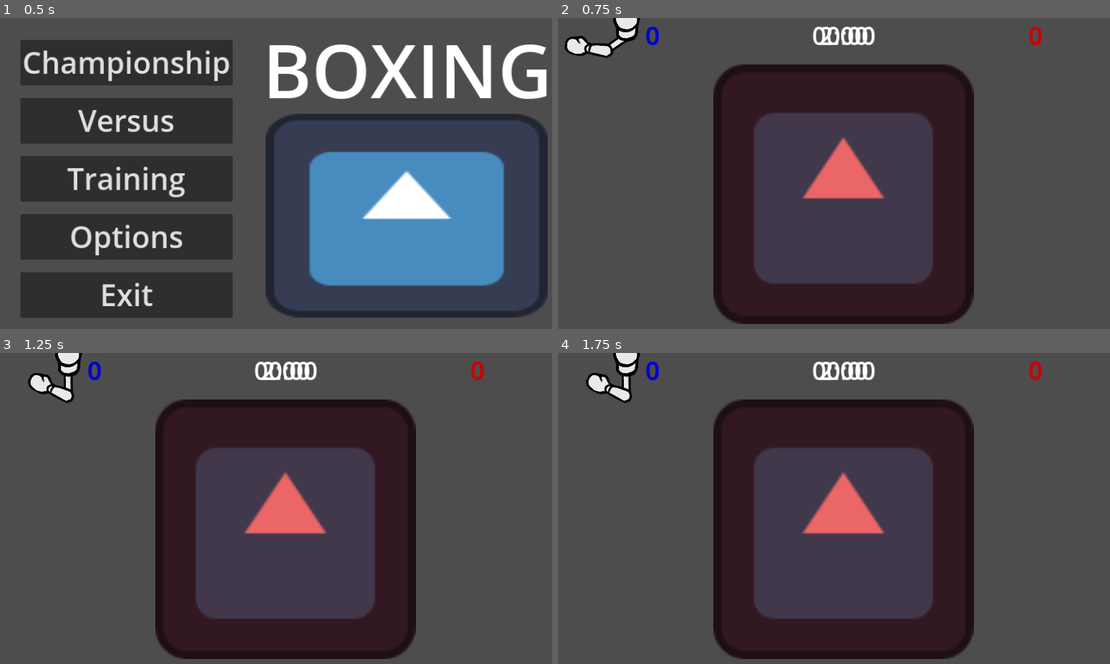
Above: before the commit, frames 1-4 (two rows, left to right).
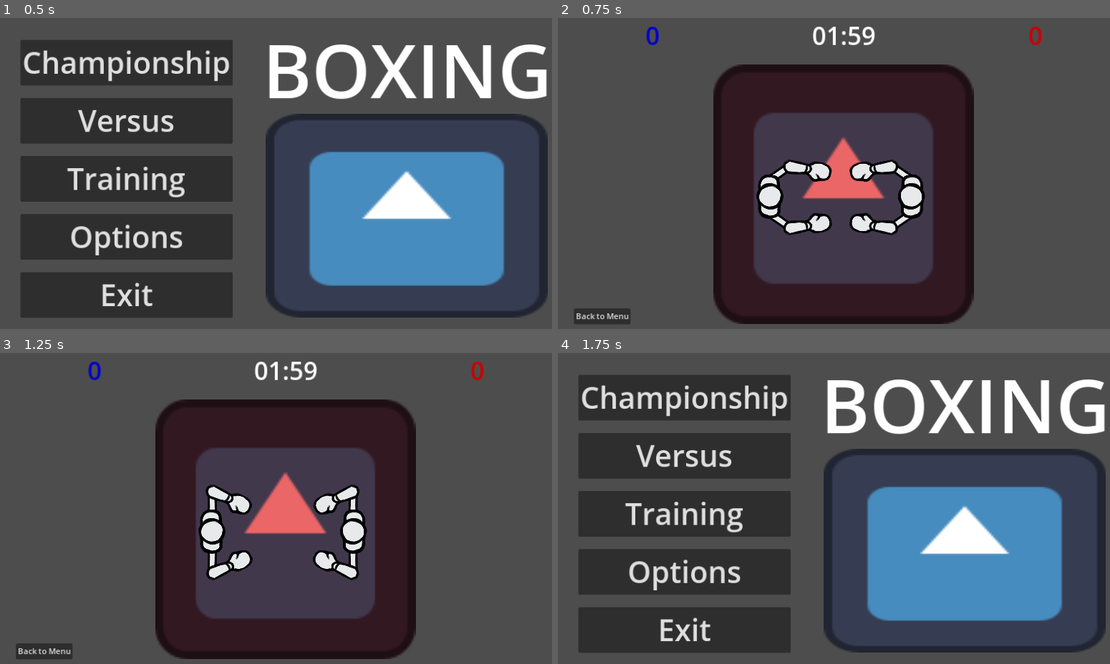
Above: after the commit, the same moments.

Repository: Eefschmeef2310/GDS1-Lab4
Game: Godot game, scene res://scenes/menus/main_menu.tscn
Same seed, same stepped clock (60 frames per second), same inputs: the game is played once before the commit and once after it. The engine's default icon, where the game draws it, is replaced by a stand-in: a white triangle on a blue panel in a dark square.
Inputs (mouse positions are in pixels of both pictures, inside the frame that each line leads up to):
- Up to frame 1 (0.5 s): no input
- Up to frame 2 (0.75 s): click "Versus" at 0.5 s
- Up to frame 3 (1.25 s): no input
- Up to frame 4 (1.75 s): click (602, 651) at 1.25 s, where only the run after the commit has a clickable "Back to Menu"

Frame 1 is identical in both runs. In frame 2, 4.6% of the frame differs, in the area x 1-88%, y 0-99%; in frame 3, 4.5%; in frame 4, 57%, in the area x 3-100%, y 0-99%.
Error before the commit: Invalid access to property or key 'time_left' on a base object of type 'null instance'. (res://scenes/ui/ui.gd:30)

Commit message:
Reshuffling scenes

Diff:
--- a/scenes/base_level.tscn
+++ b/scenes/base_level.tscn
@@ -1,7 +1,6 @@
-[gd_scene load_steps=3 format=3 uid="uid://cn5ca3ycbsm2p"]
+[gd_scene load_steps=2 format=3 uid="uid://cn5ca3ycbsm2p"]
 
 [ext_resource type="Texture2D" uid="uid://ifv7d6ijolyw" path="res://icon.svg" id="1_sdqqs"]
-[ext_resource type="PackedScene" uid="uid://8lasdew10kc0" path="res://scenes/ui/ui.tscn" id="2_pc2sx"]
 
 [node name="BaseLevel" type="Node2D"]
 
@@ -18,5 +17,3 @@
 modulate = Color(0.921569, 0.4, 0.4, 1)
 scale = Vector2(4.09375, 4.09375)
 texture = ExtResource("1_sdqqs")
-
-[node name="Ui" parent="." instance=ExtResource("2_pc2sx")]
--- a/scenes/gamemodes/training.tscn
+++ b/scenes/gamemodes/training.tscn
@@ -10,16 +10,15 @@
 script = ExtResource("1_ymt6m")
 
 [node name="BaseLevel" parent="." instance=ExtResource("1_v08y7")]
-position = Vector2(576, 324)
 
 [node name="Player" parent="BaseLevel" instance=ExtResource("2_2p8d0")]
 z_index = 1
-position = Vector2(-147, 3)
+position = Vector2(433, 359)
 scale = Vector2(0.5, 0.5)
 
 [node name="Dummy" parent="BaseLevel" instance=ExtResource("2_2p8d0")]
 z_index = 1
-position = Vector2(138, 3)
+position = Vector2(718, 359)
 rotation = 3.14159
 scale = Vector2(0.5, -0.5)
 
--- a/scenes/gamemodes/versus.gd
+++ b/scenes/gamemodes/versus.gd
@@ -5,6 +5,7 @@
 #region Variables
 #Signals
 signal score_changed(blue_score: int, red_score: int)
+signal timer_changed(seconds: float)
 
 #Enums
 
@@ -15,6 +16,7 @@
 #@export_subgroup("Subgroup")
 
 #Onready Variables
+@onready var match_timer = $MatchTimer
 
 #Other Variables (please try to separate and organise!)
 var blue_score: int = 0
@@ -29,7 +31,7 @@
 
 func _process(delta):
 	#Runs per frame
-	pass
+	timer_changed.emit(match_timer.time_left)
 #endregion
 
 #region Signal methods
--- a/scenes/gamemodes/versus.tscn
+++ b/scenes/gamemodes/versus.tscn
@@ -9,16 +9,15 @@
 script = ExtResource("1_7lt8v")
 
 [node name="BaseLevel" parent="." instance=ExtResource("2_pjs5m")]
-position = Vector2(576, 324)
 
 [node name="Blue Player" parent="BaseLevel" instance=ExtResource("3_d8f1j")]
 z_index = 1
-position = Vector2(-147, 3)
+position = Vector2(426, 360)
 scale = Vector2(0.5, 0.5)
 
 [node name="Red Player" parent="BaseLevel" instance=ExtResource("3_d8f1j")]
 z_index = 1
-position = Vector2(138, 3)
+position = Vector2(711, 360)
 rotation = 3.14159
 scale = Vector2(0.5, -0.5)
 
@@ -42,7 +41,8 @@
 one_shot = true
 autostart = true
 
-[connection signal="score_changed" from="." to="Ui" method="_on_versus_score_changed"]
+[connection signal="score_changed" from="." to="Ui" method="_on_gamemode_score_changed"]
+[connection signal="timer_changed" from="." to="Ui" method="_on_gamemode_timer_changed"]
 [connection signal="hit" from="BaseLevel/Blue Player" to="." method="_on_blue_player_hit"]
 [connection signal="hit" from="BaseLevel/Red Player" to="." method="_on_red_player_hit"]
 [connection signal="pressed" from="Button" to="." method="_on_button_pressed"]
--- a/scenes/ui/ui.gd
+++ b/scenes/ui/ui.gd
@@ -14,7 +14,6 @@
 	#@export_subgroup("Subgroup")
 
 	#Onready Variables
-@onready var match_timer: Timer = $"../MatchTimer"
 
 	#Other Variables (please try to separate and organise!)
 
@@ -26,16 +25,16 @@
 	pass
 
 #func _process(delta):
-	# Update timer
-	$MarginContainer/HBoxContainer/Timer.text = get_timer_string_from_seconds(match_timer.time_left)
 
 #endregion
 
 #region Signal methods
-func _on_versus_score_changed(blue_score, red_score):
+func _on_gamemode_score_changed(blue_score, red_score):
 	$"MarginContainer/HBoxContainer/Blue Score".text = str(blue_score)
 	$"MarginContainer/HBoxContainer/Red Score".text = str(red_score)
-#endregion
+
+func _on_gamemode_timer_changed(seconds):
+	$MarginContainer/HBoxContainer/Timer.text = get_timer_string_from_seconds(seconds)
 
 #region Other methods (please try to separate and organise!)
 
@@ -45,4 +44,5 @@
 	var time_string := "%02d:%02d" % [minutes, seconds]
 	return time_string
 
+
 #endregion
